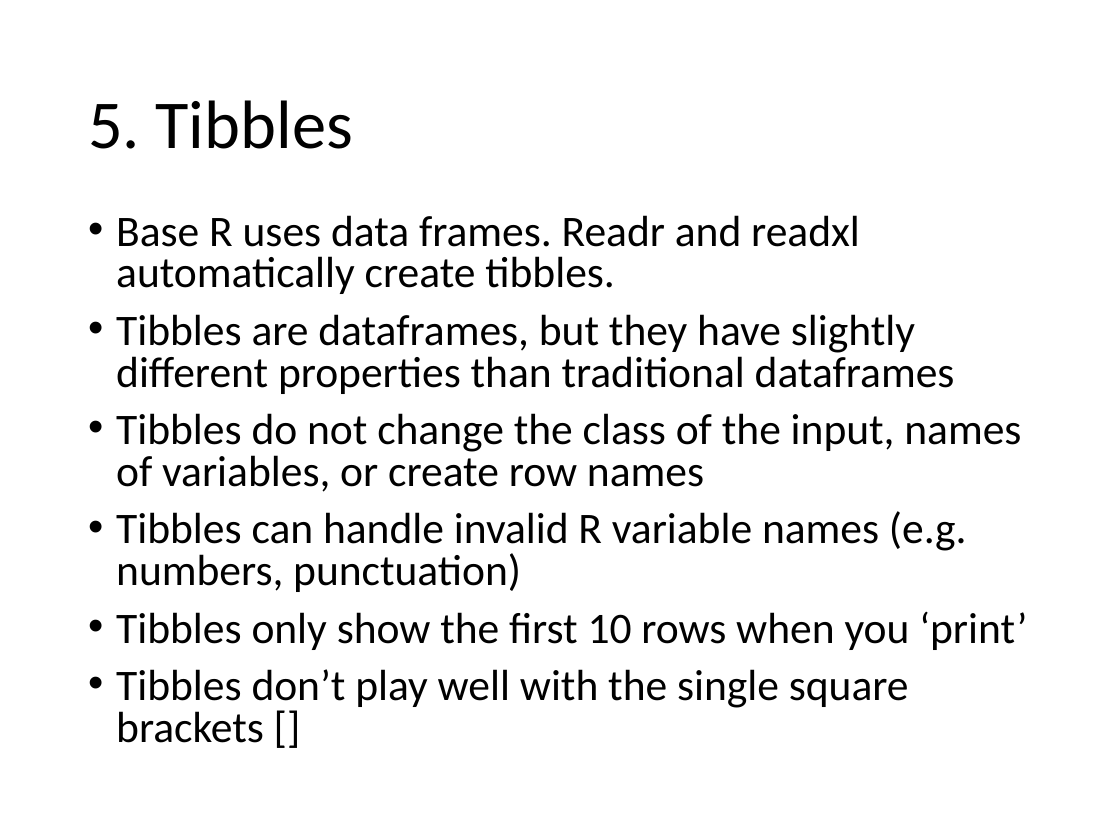
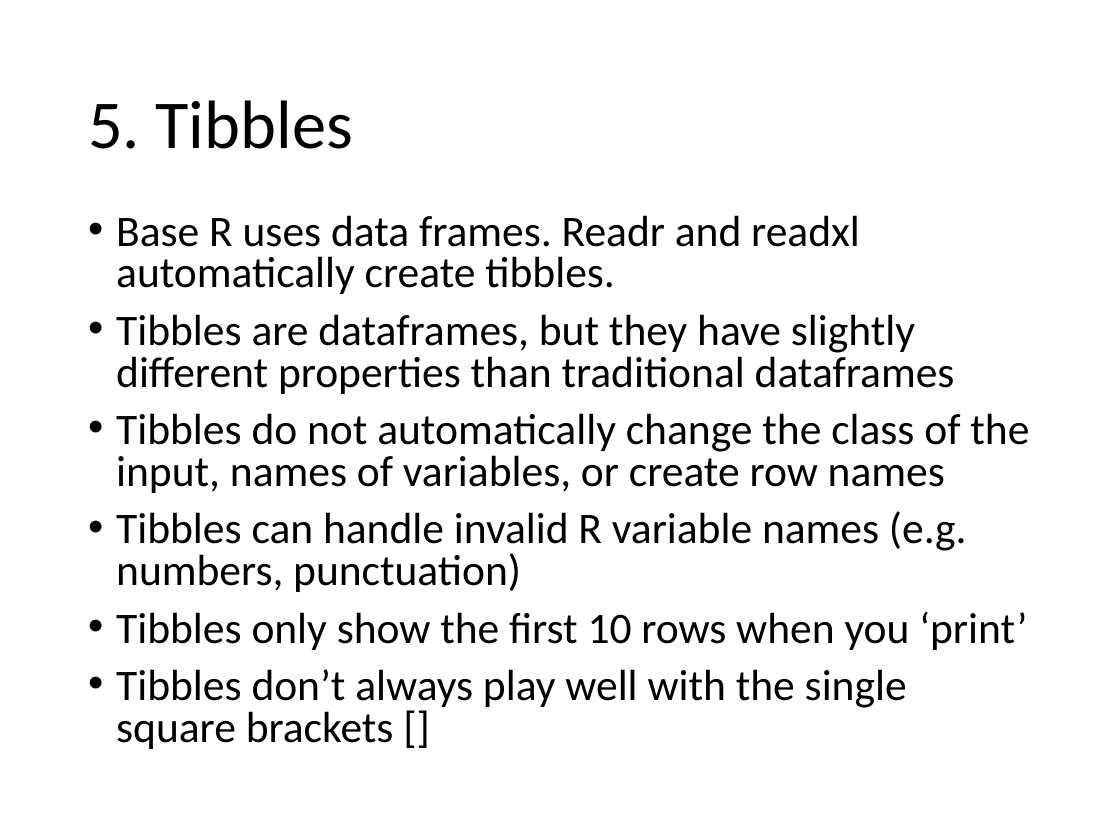
Before and after one commit to EEOB590A-Fall-2019/Course-Materials, a slide deck: slide 16 of 1. Intro to R/3. R-Intro_part2.pptx. Drawn at 1120x840 pixels with LibreOffice and Linux fonts; fonts in the diff are those of the drawing. Boxes give left, top, right and bottom in pixels: in the first picture for what was removed or moved away, otherwise in the second. Text is boxed around its words. In the diff, an @@ line names an element or a change of style, - is before the commit and + after.

Commit message:
updates from class

```diff
--- a/1. Intro to R/3. R-Intro_part2.pptx
+++ b/1. Intro to R/3. R-Intro_part2.pptx
@@ text at <box>116,413,1029,493</box>: text changed @@
-• Tibbles do not change the class of the input, names of variables, or create row names
+• Tibbles do not automatically change the class of the input, names of variables, or create row names
@@ text at <box>116,669,907,749</box>: text changed @@
-• Tibbles don’t play well with the single square brackets []
+• Tibbles don’t always play well with the single square brackets []
```
Also in this commit, not shown: 3 other slides changed, 1 other file.
